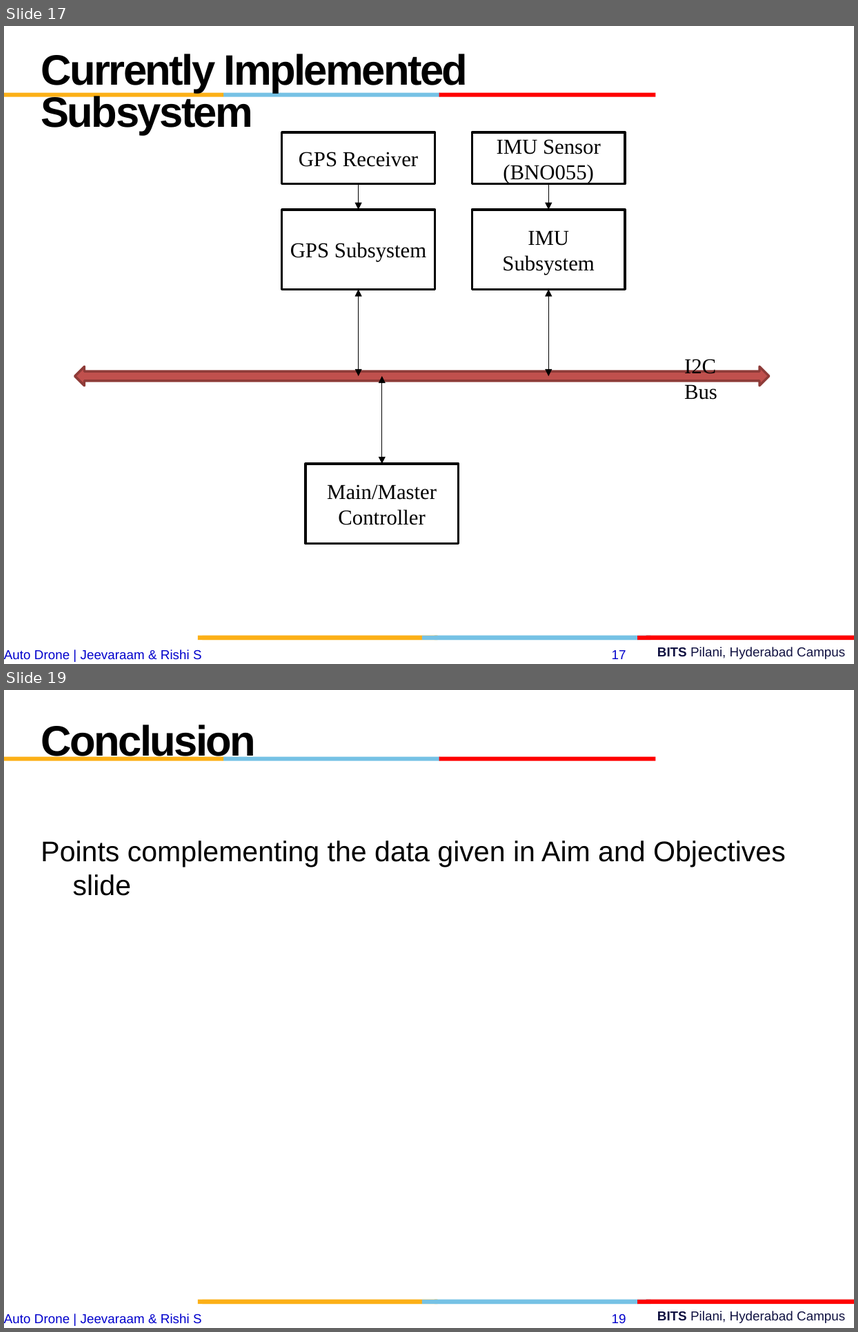
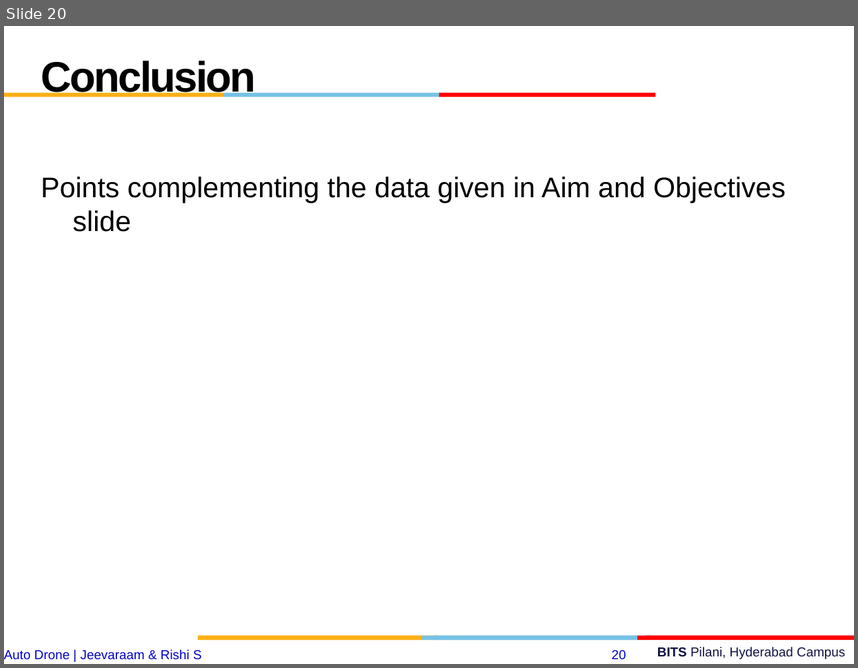
Before and after one commit to jeevaraam/AutoDrone, a slide deck: esd final.pptx. Shown one above the other, each under a label of ours: slides 17 and 19 before the commit, slide 20 after it; the slides between them are not shown. The pictures are 858x1332 and 858x668 pixels, drawn with LibreOffice and Linux fonts; fonts in the diff are those of the drawing; background and template pictures are left out. Boxes give left, top, right and bottom in pixels: in the first picture for what was removed or moved away, otherwise in the second. Text is boxed around its words. In the diff, an @@ line names an element or a change of style, - is before the commit and + after.

```diff
--- a/esd final.pptx
+++ b/esd final.pptx
@@ slide 17 removed at (4,26,854,664), background #FFFFFF; not listed: 12 template elements that a slide beside it also shows @@
@@ text removed at (41,54,468,135) @@
-Currently Implemented Subsystem
@@ group removed at (74,132,769,544): 5 rectangles, 3 double arrows, 2 arrows, 1 left right arrow, 1 text @@
-I2C Bus
-GPS Subsystem
-GPS Receiver
-IMU Subsystem
-IMU Sensor (BNO055)
-Main/Master Controller
@@ what was slide 19 is now slide 20 @@
@@ page number at (612,650,626,659): text changed @@
-19
+20
```
Also in this commit, not shown: 12 slides changed, 3 slides added, 1 other slide removed.
